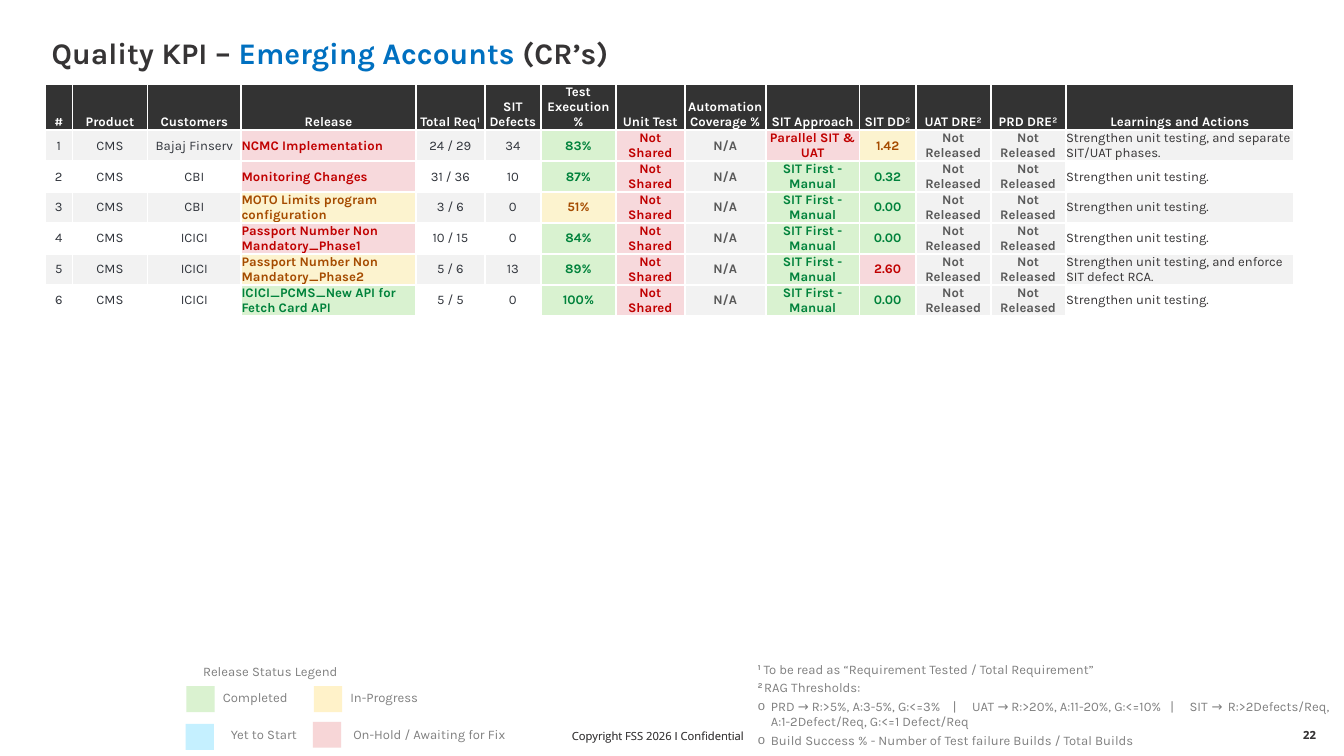
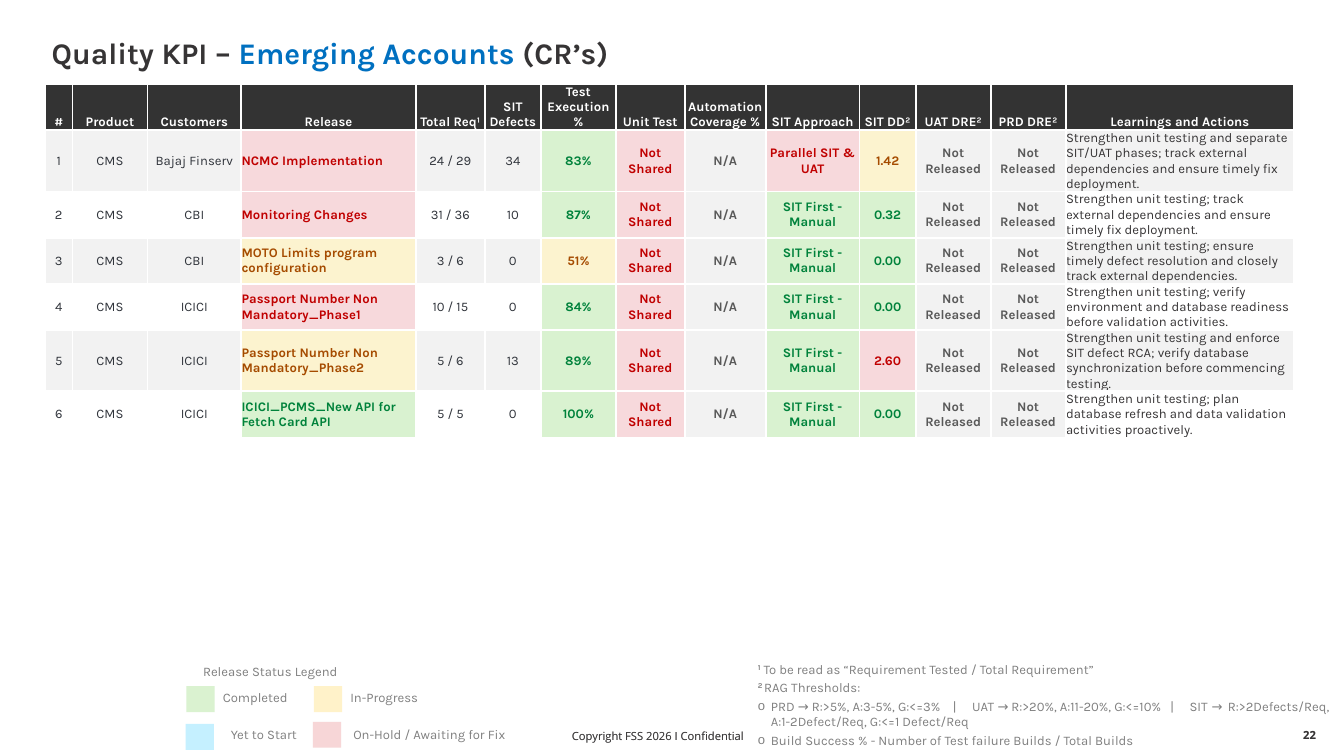
Before and after one commit to karthiksaai1985/KPI, a slide deck: slide 22 of KPI_20Nov2026.pptx. Drawn at 1344x756 pixels with LibreOffice and Linux fonts; fonts in the diff are those of the drawing; background and template pictures are left out. Boxes give left, top, right and bottom in pixels: in the first picture for what was removed or moved away, otherwise in the second. Text is boxed around its words. In the diff, an @@ line names an element or a change of style, - is before the commit and + after.

```diff
--- a/KPI_20Nov2026.pptx
+++ b/KPI_20Nov2026.pptx
@@ table at (x1=45, y1=84, x2=1295, y2=441) @@
-row 2, column 14: Strengthen unit testing, and separate SIT/UAT phases.
+row 2, column 14: Strengthen unit testing and separate SIT/UAT phases; track external dependencies and ensure timely fix deployment.
-row 3, column 14: Strengthen unit testing.
+row 3, column 14: Strengthen unit testing; track external dependencies and ensure timely fix deployment.
-row 4, column 14: Strengthen unit testing.
+row 4, column 14: Strengthen unit testing; ensure timely defect resolution and closely track external dependencies.
-row 5, column 14: Strengthen unit testing.
+row 5, column 14: Strengthen unit testing; verify environment and database readiness before validation activities.
-row 6, column 14: Strengthen unit testing, and enforce SIT defect RCA.
+row 6, column 14: Strengthen unit testing and enforce SIT defect RCA; verify database synchronization before commencing testing.
-row 7, column 14: Strengthen unit testing.
+row 7, column 14: Strengthen unit testing; plan database refresh and data validation activities proactively.
```
Also in this commit, not shown: 7 other slides changed, 1 other file.
